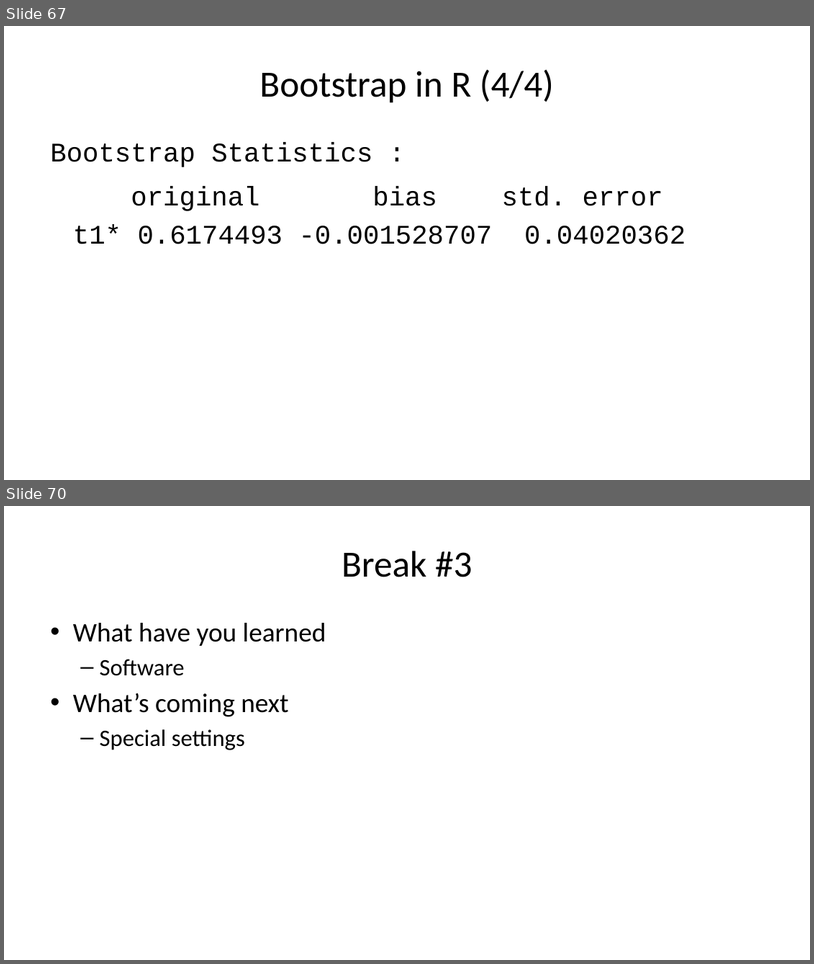
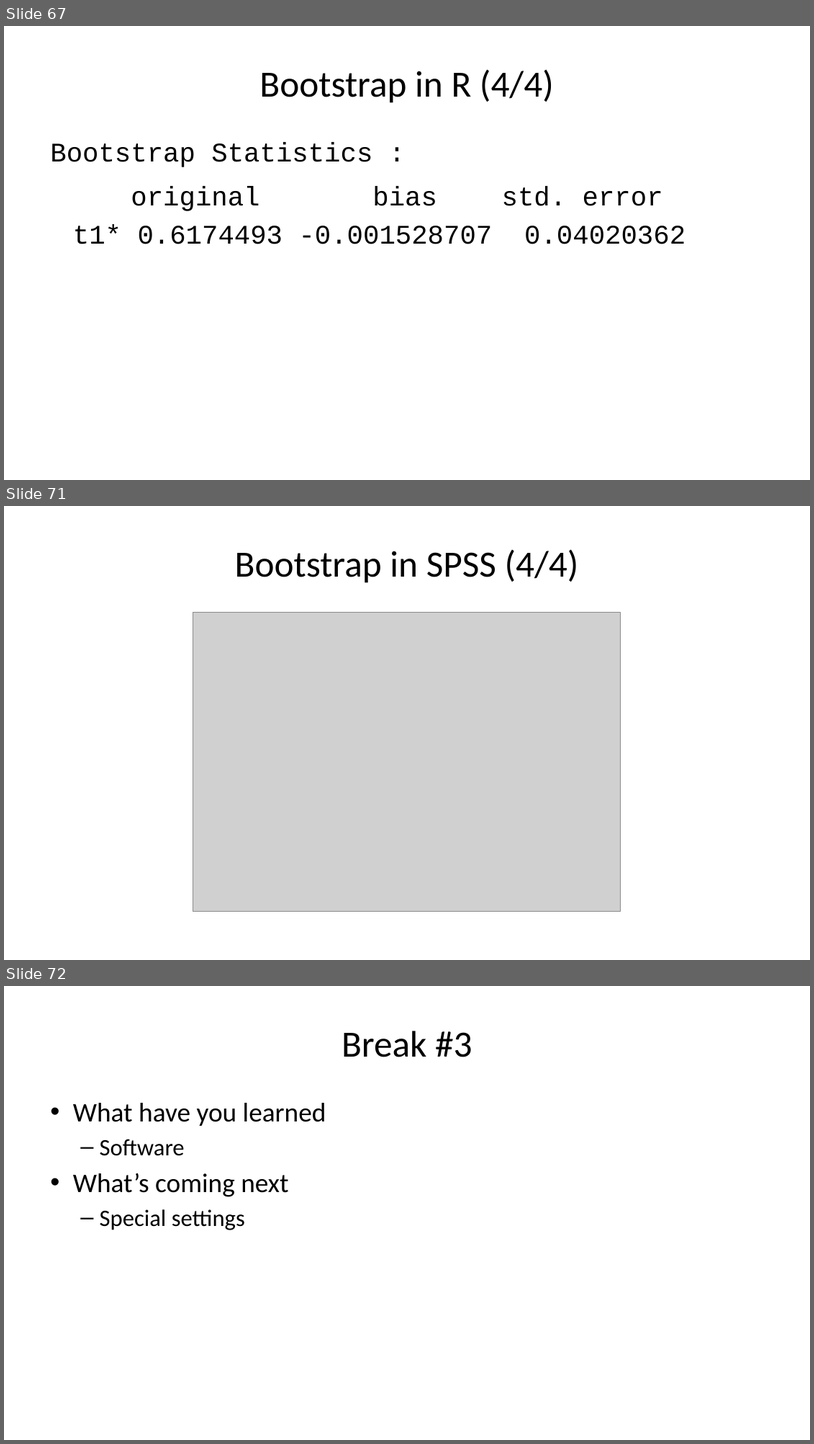
Before and after one commit to pmean/papers-and-presentations, a slide deck: bootstrap/src/bootstrap-slides.pptx. Shown one above the other, each under a label of ours: slides 67 and 70 before the commit, slides 67, 71 and 72 after it; the slides between them are not shown. The pictures are 814x964 and 814x1444 pixels, drawn with LibreOffice and Linux fonts; fonts in the diff are those of the drawing; grey boxes stand for pictures. Boxes give left, top, right and bottom in pixels: in the first picture for what was removed or moved away, otherwise in the second. Text is boxed around its words. In the diff, an @@ line names an element or a change of style, - is before the commit and + after.

Commit message:
Finalized SPSS example in boostrap-slides

```diff
--- a/bootstrap/src/bootstrap-slides.pptx
+++ b/bootstrap/src/bootstrap-slides.pptx
@@ slide 71 added at <box>4,506,810,960</box>, background #FFFFFF @@
@@ title added at <box>235,549,579,583</box>, 44 pt, text #000000 @@
+Bootstrap in SPSS (4/4)
@@ picture added at <box>193,612,620,911</box> @@
@@ what was slide 70 is now slide 72 @@
```
Also in this commit, not shown: 1 slide changed, 2 other slides added, 1 slide removed, 3 other files.
